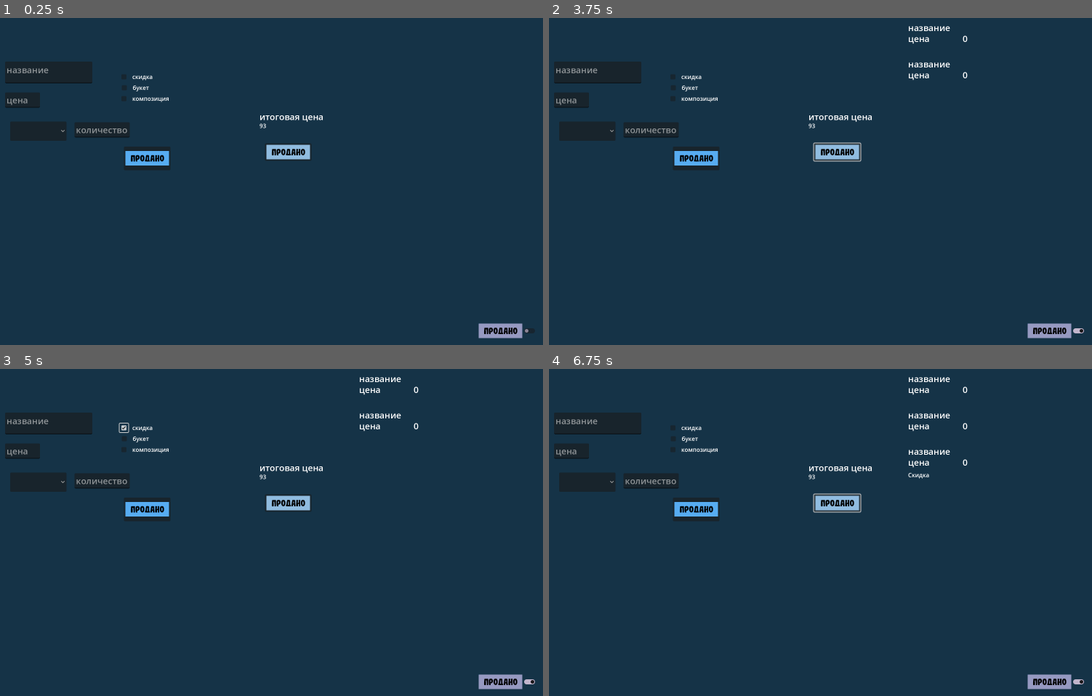
Above: before the commit, frames 1-4 (two rows, left to right).
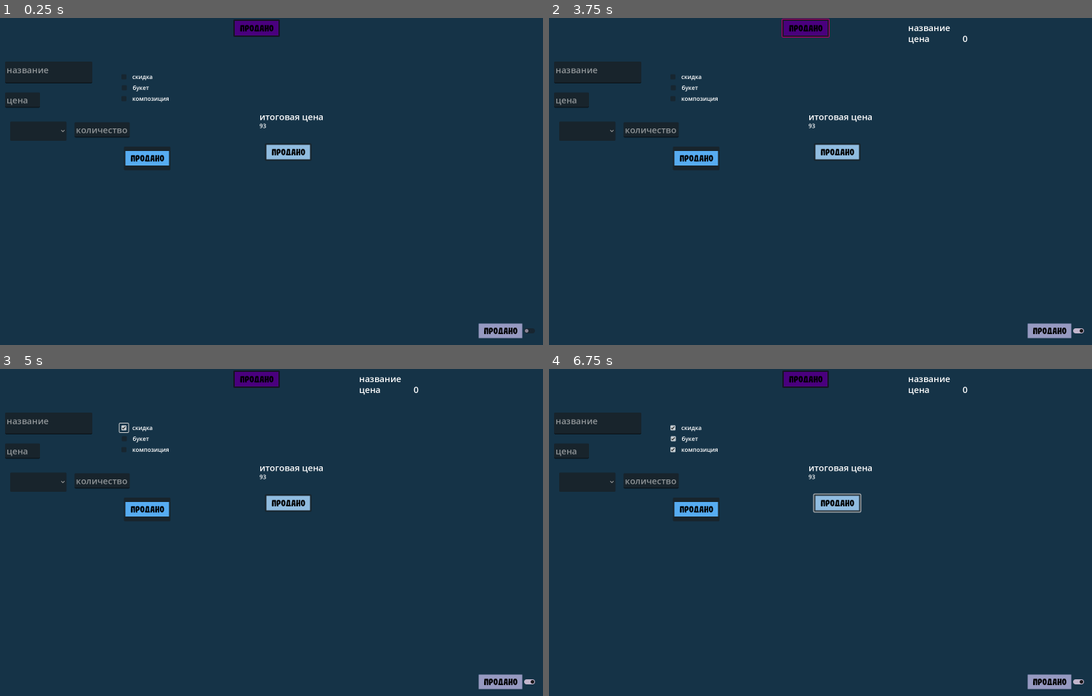
Above: after the commit, the same moments.

Repository: perk3greed/flowers
Game: Godot game, scene res://main_window.tscn
The game is run twice, just before and just after one commit, with the same random seed, the same clock (stepped at 60 frames per second) and the same inputs.
Inputs (mouse positions are in pixels of both pictures, inside the frame that each line leads up to; where the layout moved, square brackets give the same spot in the first picture):
- Up to frame 1 (0.25 s): no input
- Up to frame 2 (3.75 s): click (597, 73) at 0.52 s; type "Alex" at 0.6 s; click (570, 99) at 0.75 s; type "12" at 0.83 s; click (652, 129) at 0.98 s; type "12" at 1.07 s; click (836, 152) at 1.25 s; click (695, 158) at 2 s; click (1053, 331) at 2.75 s; click (804, 27) [836, 152] at 3.5 s
- Up to frame 3 (5 s): click "скидка" at 4.25 s
- Up to frame 4 (6.75 s): click "букет" at 5 s; click "композиция" at 5.75 s; click (836, 503) at 6.5 s

The runs differ from the first frame. In frame 1, 0.5% of the frame differs, in the area x 42-52%, y 0-6%; in frame 2, 0.7%; in frame 3, 0.6%; in frame 4, 0.8%, in the area x 22-78%, y 0-34%.
Error before the commit: Invalid access to property or key of type 'String' on a base object of type 'Dictionary'. (res://current_sale_menu.gd:99)
Error after the commit: Invalid access to property or key of type 'String' on a base object of type 'Dictionary'. (res://current_sale_menu.gd:101)

Commit message:
json saves letsgoo

Diff:
--- a/current_sale_menu.gd
+++ b/current_sale_menu.gd
@@ -32,7 +32,7 @@
 
 func create_flowers_array():
 	flower_array.clear()
-	for flower in flower_dict:
+	for flower in FlowerDatabaseDictionary.flower_database_dict:
 		flower_array.append(flower)
 	print("flower_array = ", flower_array)
 
@@ -81,10 +81,12 @@
 
 
 func _on_button_pressed():
-	if default_sale_cost.text == "":
+	if default_sale_cost.text == "" and amount_flowers.text != "":
 		calculated_price = true
-	else :
+	elif default_sale_cost.text != "" and amount_flowers.text == "":
 		calculated_price = false
+	elif default_sale_cost.text == "" and amount_flowers.text == "":
+		return
 	write_info_on_sale()
 	$"../../todays_sales".save_closed_sale(current_sale_object)
 	reset_sale()
@@ -96,7 +98,7 @@
 
 func count_cost():
 
-	var price_per_flower =  flower_dict[current_flower_selected]
+	var price_per_flower =  FlowerDatabaseDictionary.flower_database_dict[current_flower_selected]
 	if discount == true:
 		final_price = price_per_flower*flowers_amount*0.93
 	else:
--- a/main_window.gd
+++ b/main_window.gd
@@ -11,3 +11,35 @@
 		$main_control/current_sale.fill_dropdown_menu()
 	else :
 		$Control.visible = true
+
+
+
+
+func save_today_sales():
+	var sales_done = $todays_sales/sale_class_saves.get_child_count()
+	for i in sales_done:
+		var printable = $todays_sales/sale_class_saves.get_child(i)
+		print(printable)
+
+
+func parce_today_sales():
+	var parced_dickt : Dictionary = {}
+	var sales_done = $todays_sales/sale_class_saves.get_child_count()
+	for i in sales_done:
+		var parcable = $todays_sales/sale_class_saves.get_child(i)
+
+
+
+
+#
+#func save_json_data():
+	#var json_data = JSON.stringify(flow_dick)
+	#var file_to_save = FileAccess.open(path_to_file, FileAccess.WRITE)
+	#file_to_save.store_string(json_data)
+	#
+
+
+
+
+func _on_button_pressed():
+	save_today_sales()
--- a/main_window.tscn
+++ b/main_window.tscn
@@ -190,6 +190,8 @@
 offset_bottom = 310.0
 theme_override_constants/separation = 100
 
+[node name="sale_class_saves" type="Node" parent="todays_sales"]
+
 [node name="Control" parent="." instance=ExtResource("6_lci16")]
 visible = false
 
@@ -200,6 +202,14 @@
 offset_right = 1581.0
 offset_bottom = 885.0
 icon = ExtResource("7_aoiq8")
+
+[node name="save_days_work" type="Button" parent="."]
+self_modulate = Color(0.85098, 0, 0.521569, 1)
+offset_left = 748.0
+offset_top = 4.0
+offset_right = 876.0
+offset_bottom = 52.0
+icon = ExtResource("5_5ua0h")
 
 [connection signal="mouse_entered" from="main_control" to="." method="_on_main_control_mouse_entered"]
 [connection signal="mouse_entered" from="main_control/current_sale" to="." method="_on_current_sale_mouse_entered"]
@@ -211,3 +221,4 @@
 [connection signal="pressed" from="main_control/current_sale/count_cost" to="main_control/current_sale" method="_on_count_cost_pressed"]
 [connection signal="text_changed" from="main_control/current_sale/amount_flowers" to="main_control/current_sale" method="_on_amount_flowers_text_changed"]
 [connection signal="toggled" from="CheckButton" to="." method="_on_check_button_toggled"]
+[connection signal="pressed" from="save_days_work" to="." method="_on_button_pressed"]
--- a/objects/flower_database.tscn
+++ b/objects/flower_database.tscn
@@ -1,9 +1,10 @@
-[gd_scene load_steps=5 format=3 uid="uid://bpmrph2fff1qb"]
+[gd_scene load_steps=6 format=3 uid="uid://bpmrph2fff1qb"]
 
 [ext_resource type="Script" path="res://objects/flower_database_constructor.gd" id="1_na56g"]
 [ext_resource type="Theme" uid="uid://be461cf42axk5" path="res://themes/current_sale_theme.tres" id="2_cuoe6"]
 [ext_resource type="Texture2D" uid="uid://do6cb0ivct8o3" path="res://buttons/sale_button/sale_button_pressed.png" id="3_k30rb"]
 [ext_resource type="Texture2D" uid="uid://dg3jigjyoo7c5" path="res://buttons/sale_button/sale_button_disabled.png" id="4_mt2js"]
+[ext_resource type="Texture2D" uid="uid://cofoxr45ney4i" path="res://buttons/sale_button/sale_button_normal.png" id="5_tkiuk"]
 
 [node name="flower_data" type="Control"]
 layout_mode = 3
@@ -82,7 +83,15 @@
 offset_bottom = 8.0
 icon = ExtResource("4_mt2js")
 
+[node name="reload_button" type="Button" parent="."]
+layout_mode = 0
+offset_left = 220.0
+offset_right = 348.0
+offset_bottom = 48.0
+icon = ExtResource("5_tkiuk")
+
 [connection signal="text_changed" from="name" to="." method="_on_name_text_changed"]
 [connection signal="text_changed" from="cost" to="." method="_on_cost_text_changed"]
 [connection signal="pressed" from="Button" to="." method="_on_button_pressed"]
 [connection signal="pressed" from="Button2" to="." method="_on_button_2_pressed"]
+[connection signal="pressed" from="reload_button" to="." method="_on_reload_button_pressed"]
--- a/objects/flower_database_constructor.gd
+++ b/objects/flower_database_constructor.gd
@@ -4,7 +4,7 @@
 var flower_name_input : String
 var flower_cost_input : int
 var flow_dick = FlowerDatabaseDictionary.flower_database_dict
-
+var path_to_file = "C://Users/418/perk3greed/flower_saves/data.json"
 
 func _ready():
 	pass
@@ -36,10 +36,27 @@
 	flower_name_input = ""
 
 func _on_button_2_pressed():
-	var showed_entries = $VBoxContainer.get_child_count()
-	for child in showed_entries:
-		child.queue_free()
+	read_json_data()
 
-	var dict_size = flow_dick.size()
-	for flower in dict_size:
-		var flower_actual = flow_dick[flower]
+
+
+
+func save_json_data():
+	var json_data = JSON.stringify(flow_dick)
+	var file_to_save = FileAccess.open(path_to_file, FileAccess.WRITE)
+	file_to_save.store_string(json_data)
+
+
+func read_json_data():
+	var file_to_read = FileAccess.open(path_to_file, FileAccess.READ)
+	var jason_read = JSON.parse_string(file_to_read.get_as_text())
+	FlowerDatabaseDictionary.flower_database_dict =  jason_read
+	flow_dick = FlowerDatabaseDictionary.flower_database_dict
+
+
+func refresh_database_visual():
+	for flower in flow_dick:
+		append_database(flower)
+
+func _on_reload_button_pressed():
+	refresh_database_visual()
--- a/sale_class.gd
+++ b/sale_class.gd
@@ -1,3 +1,4 @@
+extends Node
 class_name sale
 
 var calculated_cost : float
--- a/todays_sales.gd
+++ b/todays_sales.gd
@@ -9,3 +9,4 @@
 	var cloased_sale_instance = closed_sale_container.instantiate()
 	$Control/VBoxContainer.add_child(cloased_sale_instance)
 	cloased_sale_instance.set_parameters(flower_name,sale_cost,discount_act)
+	$sale_class_saves.add_child(closed_sale)
